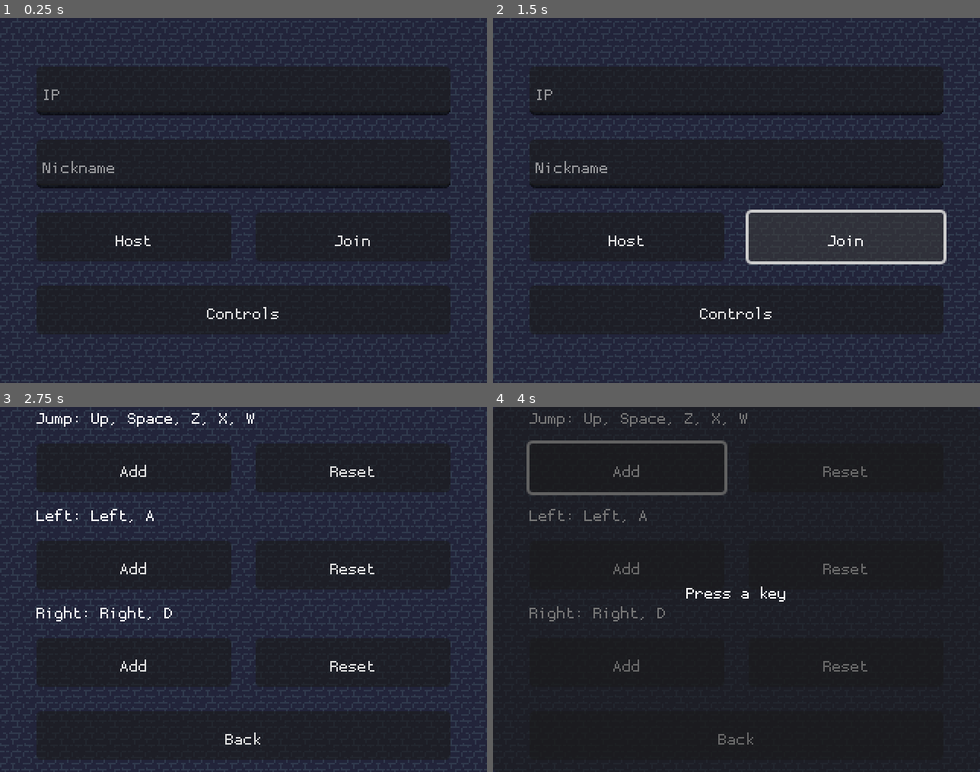
Above: before the commit, frames 1-4 (two rows, left to right).
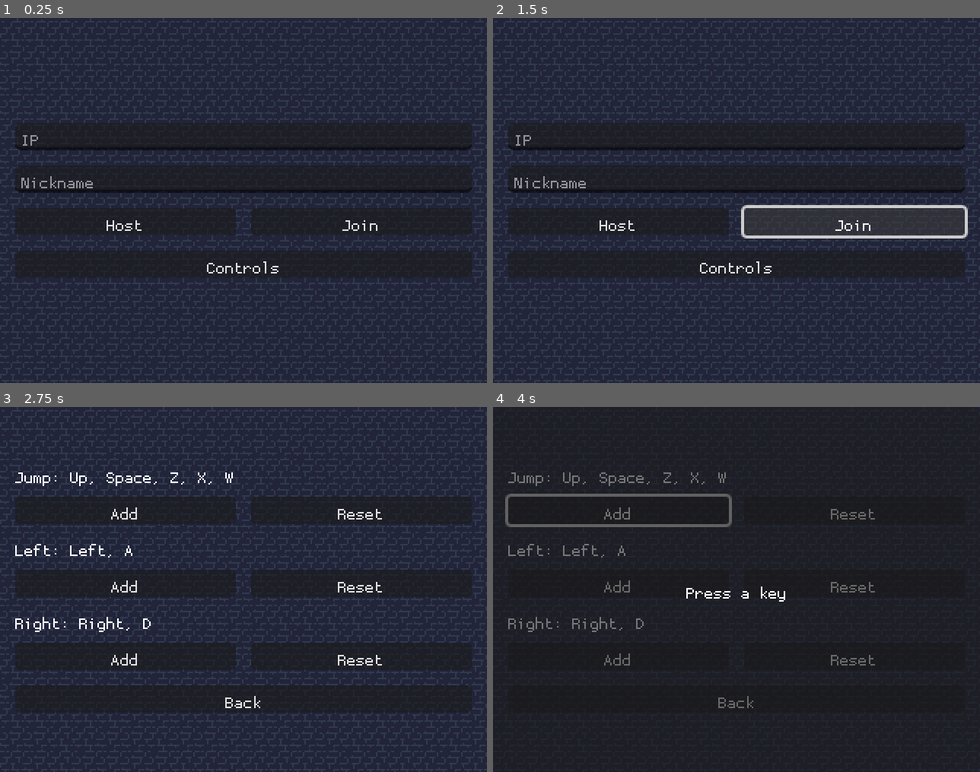
Above: after the commit, the same moments.

Repository: inv41idu53rn4m3/brick-impact
Game: Godot game, scene res://scenes/main.tscn
Two runs of this game, one before a commit and one after it. Both use one fixed random seed, a clock stepped at 60 frames per second and the inputs below. The engine's default icon, where the game draws it, is replaced by a stand-in: a white triangle on a blue panel in a dark square.
Inputs:
- Up to frame 1 (0.25 s): no input
- Up to frame 2 (1.5 s): click "Host" at 0.5 s; click "Join" at 1.25 s
- Up to frame 3 (2.75 s): click "Controls" at 2 s
- Up to frame 4 (4 s): click "Add" at 2.75 s; click "Reset" at 3.5 s

The runs differ from the first frame. In frame 1, 12% of the frame differs, in the area x 3-97%, y 13-87%; in frame 2, 13%, in the area x 3-98%, y 13-87%; in frame 3, 13%; in frame 4, 3.6%.

Commit message:
Reorganize menus using containers

Diff:
--- a/scenes/connection_menu.tscn
+++ b/scenes/connection_menu.tscn
@@ -1,66 +1,64 @@
-[gd_scene load_steps=2 format=3 uid="uid://7qd14s1twvei"]
+[gd_scene load_steps=3 format=3 uid="uid://7qd14s1twvei"]
 
 [ext_resource type="Script" uid="uid://dqi6krcc2ex7u" path="res://src/connection_menu.gd" id="1_slcd8"]
 
+[sub_resource type="Theme" id="Theme_o413k"]
+
 [node name="ConnectionMenu" type="Control"]
 layout_mode = 3
-anchors_preset = 8
-anchor_left = 0.5
-anchor_top = 0.5
-anchor_right = 0.5
-anchor_bottom = 0.5
-offset_left = -160.0
-offset_top = -120.0
-offset_right = 160.0
-offset_bottom = 120.0
+anchors_preset = 0
+offset_right = 320.0
+offset_bottom = 240.0
+size_flags_horizontal = 3
+size_flags_vertical = 3
+script = ExtResource("1_slcd8")
+
+[node name="MarginContainer" type="MarginContainer" parent="."]
+layout_mode = 1
+anchors_preset = 15
+anchor_right = 1.0
+anchor_bottom = 1.0
 grow_horizontal = 2
 grow_vertical = 2
-script = ExtResource("1_slcd8")
+theme_override_constants/margin_left = 10
+theme_override_constants/margin_right = 10
 
-[node name="HostButton" type="Button" parent="."]
-layout_mode = 0
-offset_left = 24.0
-offset_top = 128.0
-offset_right = 152.0
-offset_bottom = 160.0
+[node name="VBoxContainer" type="VBoxContainer" parent="MarginContainer"]
+layout_mode = 2
+theme_override_constants/separation = 10
+alignment = 1
+
+[node name="IPAddress" type="LineEdit" parent="MarginContainer/VBoxContainer"]
+layout_mode = 2
+placeholder_text = "IP"
+
+[node name="Nickname" type="LineEdit" parent="MarginContainer/VBoxContainer"]
+layout_mode = 2
+placeholder_text = "Nickname"
+max_length = 16
+
+[node name="HBoxContainer" type="HBoxContainer" parent="MarginContainer/VBoxContainer"]
+layout_mode = 2
+theme_override_constants/separation = 10
+
+[node name="HostButton" type="Button" parent="MarginContainer/VBoxContainer/HBoxContainer"]
+layout_mode = 2
+size_flags_horizontal = 3
 text = "Host"
 
-[node name="JoinButton" type="Button" parent="."]
-layout_mode = 0
-offset_left = 168.0
-offset_top = 128.0
-offset_right = 296.0
-offset_bottom = 160.0
+[node name="JoinButton" type="Button" parent="MarginContainer/VBoxContainer/HBoxContainer"]
+layout_mode = 2
+size_flags_horizontal = 3
 theme_override_font_sizes/font_size = 0
 text = "Join"
 
-[node name="IPAddress" type="LineEdit" parent="."]
-layout_mode = 0
-offset_left = 24.0
-offset_top = 32.0
-offset_right = 296.0
-offset_bottom = 64.0
-placeholder_text = "IP"
-
-[node name="Nickname" type="LineEdit" parent="."]
-layout_mode = 0
-offset_left = 24.0
-offset_top = 80.0
-offset_right = 296.0
-offset_bottom = 112.0
-placeholder_text = "Nickname"
-max_length = 16
-
-[node name="ControlsButton" type="Button" parent="."]
-layout_mode = 0
-offset_left = 24.0
-offset_top = 176.0
-offset_right = 296.0
-offset_bottom = 208.0
+[node name="ControlsButton" type="Button" parent="MarginContainer/VBoxContainer"]
+layout_mode = 2
+theme = SubResource("Theme_o413k")
 text = "Controls"
 
-[connection signal="button_down" from="HostButton" to="." method="_on_host_button_down"]
-[connection signal="button_down" from="JoinButton" to="." method="_on_join_button_down"]
-[connection signal="text_changed" from="IPAddress" to="." method="_on_ip_address_text_changed"]
-[connection signal="text_changed" from="Nickname" to="." method="_on_nickname_text_changed"]
-[connection signal="button_down" from="ControlsButton" to="." method="_on_controls_button_down"]
+[connection signal="text_changed" from="MarginContainer/VBoxContainer/IPAddress" to="." method="_on_ip_address_text_changed"]
+[connection signal="text_changed" from="MarginContainer/VBoxContainer/Nickname" to="." method="_on_nickname_text_changed"]
+[connection signal="button_down" from="MarginContainer/VBoxContainer/HBoxContainer/HostButton" to="." method="_on_host_button_down"]
+[connection signal="button_down" from="MarginContainer/VBoxContainer/HBoxContainer/JoinButton" to="." method="_on_join_button_down"]
+[connection signal="button_down" from="MarginContainer/VBoxContainer/ControlsButton" to="." method="_on_controls_button_down"]
--- a/scenes/controls_menu.tscn
+++ b/scenes/controls_menu.tscn
@@ -4,96 +4,84 @@
 
 [node name="ControlsMenu" type="Control"]
 layout_mode = 3
-anchors_preset = 8
-anchor_left = 0.5
-anchor_top = 0.5
-anchor_right = 0.5
-anchor_bottom = 0.5
-offset_left = -160.0
-offset_top = -120.0
-offset_right = 160.0
-offset_bottom = 120.0
+anchors_preset = 0
+offset_right = 320.0
+offset_bottom = 240.0
+size_flags_horizontal = 3
+size_flags_vertical = 3
+script = ExtResource("1_kdy74")
+
+[node name="MarginContainer" type="MarginContainer" parent="."]
+layout_mode = 1
+anchors_preset = 15
+anchor_right = 1.0
+anchor_bottom = 1.0
 grow_horizontal = 2
 grow_vertical = 2
-script = ExtResource("1_kdy74")
+theme_override_constants/margin_left = 10
+theme_override_constants/margin_right = 10
 
-[node name="JumpLabel" type="Label" parent="."]
-layout_mode = 0
-offset_left = 24.0
-offset_right = 65.0
-offset_bottom = 32.0
+[node name="VBoxContainer" type="VBoxContainer" parent="MarginContainer"]
+layout_mode = 2
+theme_override_constants/separation = 10
+alignment = 1
+
+[node name="JumpLabel" type="Label" parent="MarginContainer/VBoxContainer"]
+layout_mode = 2
 text = "Jump"
 
-[node name="LeftLabel" type="Label" parent="."]
-layout_mode = 0
-offset_left = 24.0
-offset_top = 64.0
-offset_right = 65.0
-offset_bottom = 96.0
+[node name="HBoxContainer" type="HBoxContainer" parent="MarginContainer/VBoxContainer"]
+layout_mode = 2
+theme_override_constants/separation = 10
+
+[node name="AddJumpButton" type="Button" parent="MarginContainer/VBoxContainer/HBoxContainer"]
+layout_mode = 2
+size_flags_horizontal = 3
+text = "Add"
+
+[node name="ResetJumpButton" type="Button" parent="MarginContainer/VBoxContainer/HBoxContainer"]
+layout_mode = 2
+size_flags_horizontal = 3
+text = "Reset"
+
+[node name="LeftLabel" type="Label" parent="MarginContainer/VBoxContainer"]
+layout_mode = 2
 text = "Left"
 
-[node name="RightLabel" type="Label" parent="."]
-layout_mode = 0
-offset_left = 24.0
-offset_top = 128.0
-offset_right = 65.0
-offset_bottom = 160.0
+[node name="HBoxContainer2" type="HBoxContainer" parent="MarginContainer/VBoxContainer"]
+layout_mode = 2
+theme_override_constants/separation = 10
+
+[node name="AddLeftButton" type="Button" parent="MarginContainer/VBoxContainer/HBoxContainer2"]
+layout_mode = 2
+size_flags_horizontal = 3
+text = "Add"
+
+[node name="ResetLeftButton" type="Button" parent="MarginContainer/VBoxContainer/HBoxContainer2"]
+layout_mode = 2
+size_flags_horizontal = 3
+text = "Reset"
+
+[node name="RightLabel" type="Label" parent="MarginContainer/VBoxContainer"]
+layout_mode = 2
 text = "Right"
 
-[node name="AddJumpButton" type="Button" parent="."]
-layout_mode = 0
-offset_left = 24.0
-offset_top = 24.0
-offset_right = 152.0
-offset_bottom = 56.0
+[node name="HBoxContainer3" type="HBoxContainer" parent="MarginContainer/VBoxContainer"]
+layout_mode = 2
+theme_override_constants/separation = 10
+
+[node name="AddRightButton" type="Button" parent="MarginContainer/VBoxContainer/HBoxContainer3"]
+layout_mode = 2
+size_flags_horizontal = 3
 text = "Add"
 
-[node name="ResetJumpButton" type="Button" parent="."]
-layout_mode = 0
-offset_left = 168.0
-offset_top = 24.0
-offset_right = 296.0
-offset_bottom = 56.0
+[node name="ResetRightButton" type="Button" parent="MarginContainer/VBoxContainer/HBoxContainer3"]
+layout_mode = 2
+size_flags_horizontal = 3
 text = "Reset"
 
-[node name="AddLeftButton" type="Button" parent="."]
-layout_mode = 0
-offset_left = 24.0
-offset_top = 88.0
-offset_right = 152.0
-offset_bottom = 120.0
-text = "Add"
-
-[node name="ResetLeftButton" type="Button" parent="."]
-layout_mode = 0
-offset_left = 168.0
-offset_top = 88.0
-offset_right = 296.0
-offset_bottom = 120.0
-text = "Reset"
-
-[node name="AddRightButton" type="Button" parent="."]
-layout_mode = 0
-offset_left = 24.0
-offset_top = 152.0
-offset_right = 152.0
-offset_bottom = 184.0
-text = "Add"
-
-[node name="ResetRightButton" type="Button" parent="."]
-layout_mode = 0
-offset_left = 168.0
-offset_top = 152.0
-offset_right = 296.0
-offset_bottom = 184.0
-text = "Reset"
-
-[node name="BackButton" type="Button" parent="."]
-layout_mode = 0
-offset_left = 24.0
-offset_top = 200.0
-offset_right = 296.0
-offset_bottom = 232.0
+[node name="BackButton" type="Button" parent="MarginContainer/VBoxContainer"]
+layout_mode = 2
 text = "Back"
 
 [node name="InputWaitOverlay" type="Panel" parent="."]
@@ -117,10 +105,10 @@
 layout_mode = 2
 text = "Press a key"
 
-[connection signal="button_down" from="AddJumpButton" to="." method="_on_add_jump_button_down"]
-[connection signal="button_down" from="ResetJumpButton" to="." method="_on_reset_jump_button_down"]
-[connection signal="button_down" from="AddLeftButton" to="." method="_on_add_left_button_down"]
-[connection signal="button_down" from="ResetLeftButton" to="." method="_on_reset_left_button_down"]
-[connection signal="button_down" from="AddRightButton" to="." method="_on_add_right_button_down"]
-[connection signal="button_down" from="ResetRightButton" to="." method="_on_reset_right_button_down"]
-[connection signal="button_down" from="BackButton" to="." method="_on_back_button_down"]
+[connection signal="button_down" from="MarginContainer/VBoxContainer/HBoxContainer/AddJumpButton" to="." method="_on_add_jump_button_down"]
+[connection signal="button_down" from="MarginContainer/VBoxContainer/HBoxContainer/ResetJumpButton" to="." method="_on_reset_jump_button_down"]
+[connection signal="button_down" from="MarginContainer/VBoxContainer/HBoxContainer2/AddLeftButton" to="." method="_on_add_left_button_down"]
+[connection signal="button_down" from="MarginContainer/VBoxContainer/HBoxContainer2/ResetLeftButton" to="." method="_on_reset_left_button_down"]
+[connection signal="button_down" from="MarginContainer/VBoxContainer/HBoxContainer3/AddRightButton" to="." method="_on_add_right_button_down"]
+[connection signal="button_down" from="MarginContainer/VBoxContainer/HBoxContainer3/ResetRightButton" to="." method="_on_reset_right_button_down"]
+[connection signal="button_down" from="MarginContainer/VBoxContainer/BackButton" to="." method="_on_back_button_down"]
--- a/scenes/menu.tscn
+++ b/scenes/menu.tscn
@@ -5,13 +5,20 @@
 [ext_resource type="PackedScene" uid="uid://c1x1pvyj5xeen" path="res://scenes/controls_menu.tscn" id="3_4ytvr"]
 
 [node name="Menu" type="Node2D"]
-position = Vector2(0, 389)
 script = ExtResource("1_con2f")
 
 [node name="ConnectionMenu" parent="." instance=ExtResource("2_mhnvy")]
+offset_left = -160.0
+offset_top = -120.0
+offset_right = 160.0
+offset_bottom = 120.0
 
 [node name="ControlsMenu" parent="." instance=ExtResource("3_4ytvr")]
 visible = false
+offset_left = -160.0
+offset_top = -120.0
+offset_right = 160.0
+offset_bottom = 120.0
 
 [connection signal="controls_requested" from="ConnectionMenu" to="." method="_on_connection_menu_controls_requested"]
 [connection signal="close_requested" from="ControlsMenu" to="." method="_on_controls_menu_close_requested"]
--- a/src/connection_menu.gd
+++ b/src/connection_menu.gd
@@ -1,18 +1,17 @@
 class_name ConnectionMenu
 extends Control
 
-@export var ip: String = ""
-@export var nickname: String = ""
-
-@onready var nick_field: LineEdit = $Nickname
-@onready var ip_address: LineEdit = $IPAddress
-@onready var host_button: Button = $HostButton
-@onready var join_button: Button = $JoinButton
+@onready var nick_field: LineEdit = $MarginContainer/VBoxContainer/Nickname
+@onready var ip_address: LineEdit = $MarginContainer/VBoxContainer/IPAddress
+@onready var host_button: Button = $MarginContainer/VBoxContainer/HBoxContainer/HostButton
+@onready var join_button: Button = $MarginContainer/VBoxContainer/HBoxContainer/JoinButton
 
 signal host_requested(nickname: String)
 signal join_requested(ip: String, nickname: String)
+signal controls_requested()
 
-signal controls_requested()
+var ip: String = ""
+var nickname: String = ""
 
 
 func enable_input(enable: bool) -> void:
@@ -23,12 +22,10 @@
 
 
 func _on_host_button_down() -> void:
-	host_requested.emit(nick_field.text)
-
+	host_requested.emit(nickname)
 
 func _on_join_button_down() -> void:
-	join_requested.emit(ip_address.text, nick_field.text)
-
+	join_requested.emit(ip, nickname)
 
 func _on_controls_button_down() -> void:
 	controls_requested.emit()
@@ -37,6 +34,5 @@
 func _on_ip_address_text_changed(new_text: String) -> void:
 	ip = new_text
 
-
 func _on_nickname_text_changed(new_text: String) -> void:
 	nickname = new_text
--- a/src/controls_menu.gd
+++ b/src/controls_menu.gd
@@ -1,8 +1,9 @@
+class_name ControlsMenu
 extends Control
 
-@onready var jump_label: Label = $JumpLabel
-@onready var left_label: Label = $LeftLabel
-@onready var right_label: Label = $RightLabel
+@onready var jump_label: Label = $MarginContainer/VBoxContainer/JumpLabel
+@onready var left_label: Label = $MarginContainer/VBoxContainer/LeftLabel
+@onready var right_label: Label = $MarginContainer/VBoxContainer/RightLabel
 @onready var input_wait_overlay: Panel = $InputWaitOverlay
 
 signal close_requested()
